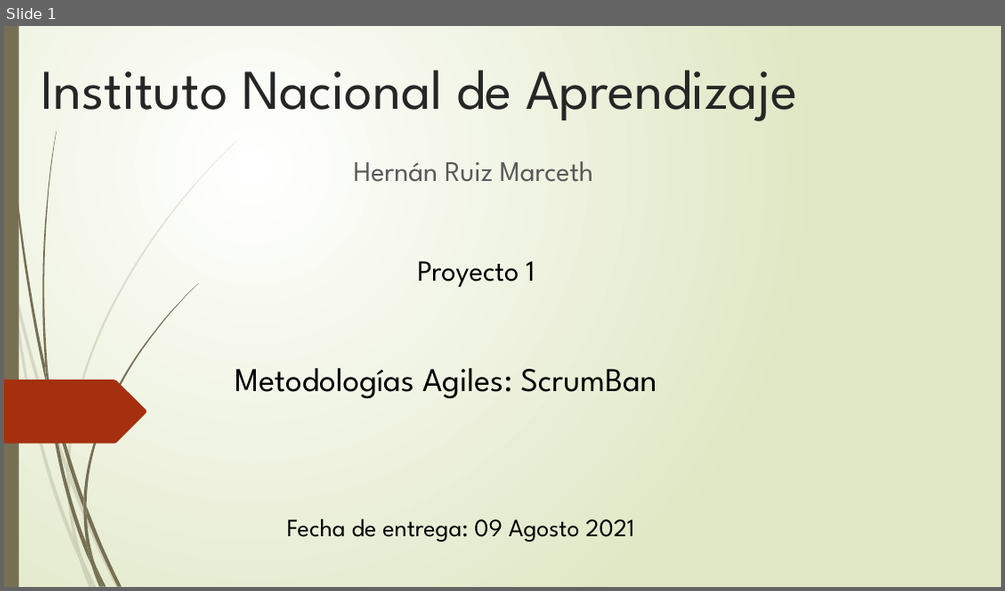
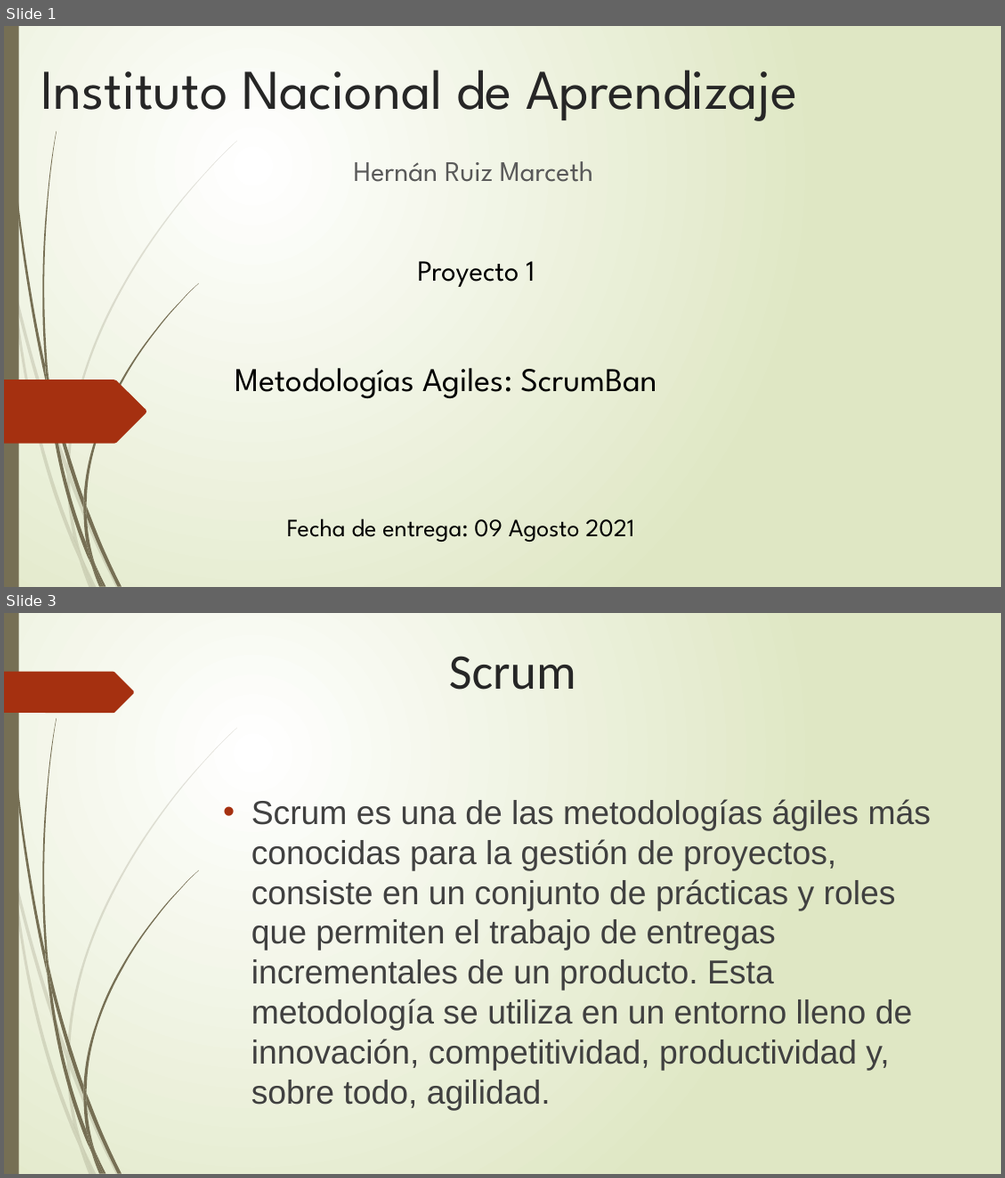
Before and after one commit to HernanAlonso90/Proyecto1, a slide deck: Proyecto 1- Hernan Ruiz M.pptx. Shown one above the other, each under a label of ours: slide 1 before the commit, slides 1 and 3 after it; the slides between them are not shown. The pictures are 1005x591 and 1005x1178 pixels, drawn with LibreOffice and Linux fonts; fonts in the diff are those of the drawing. Boxes give left, top, right and bottom in pixels: in the first picture for what was removed or moved away, otherwise in the second. Text is boxed around its words. In the diff, an @@ line names an element or a change of style, - is before the commit and + after.

Commit message:
modificacion del proyecto 1

```diff
--- a/Proyecto 1- Hernan Ruiz M.pptx
+++ b/Proyecto 1- Hernan Ruiz M.pptx
@@ slide 3 added at [4, 613, 1001, 1174], background gradient #FFFFFF to #DFE8C4; not listed: 23 template elements that a slide beside it also shows @@
@@ title added at [449, 656, 576, 690], 48 pt, text #262626 @@
+Scrum
@@ freeform shape added at [4, 672, 134, 713], fill #A53010 @@
@@ text added at [251, 799, 931, 1110], 32 pt, text #404040 @@
+• Scrum es una de las metodologías ágiles más conocidas para la gestión de proyectos, consiste en un conjunto de prácticas y roles que permiten el trabajo de entregas incrementales de un producto. Esta metodología se utiliza en un entorno lleno de innovación, competitividad, productividad y, sobre todo, agilidad.
```
Also in this commit, not shown: 9 other slides added.
